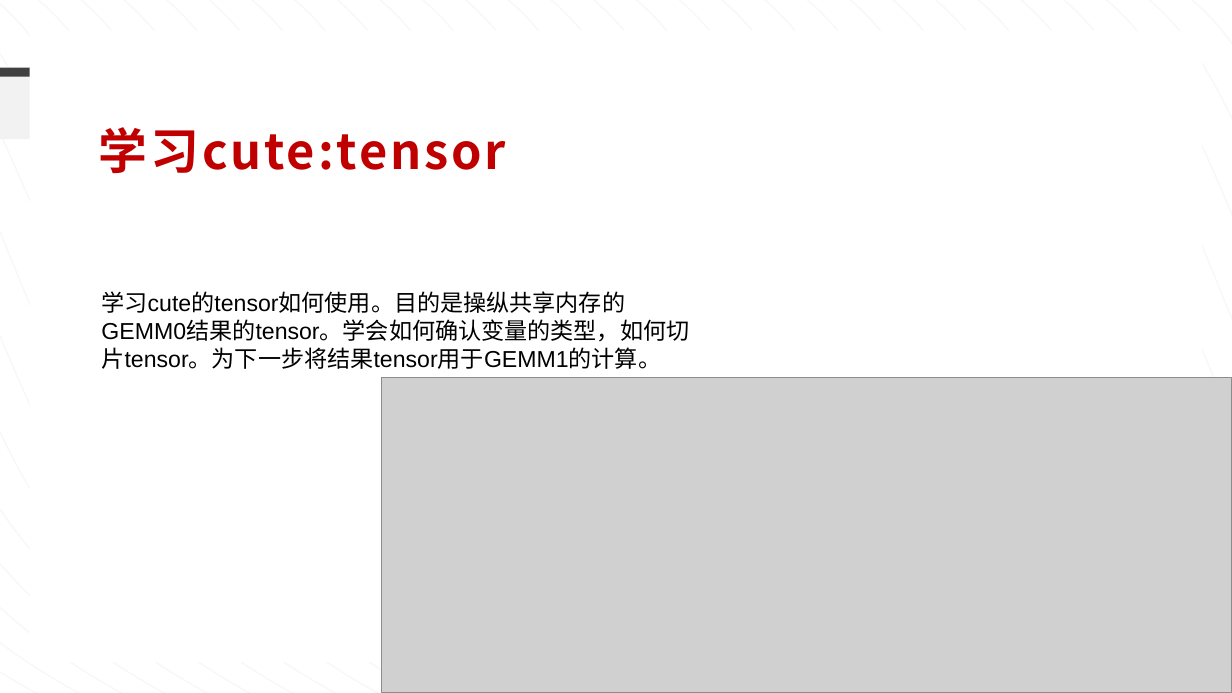
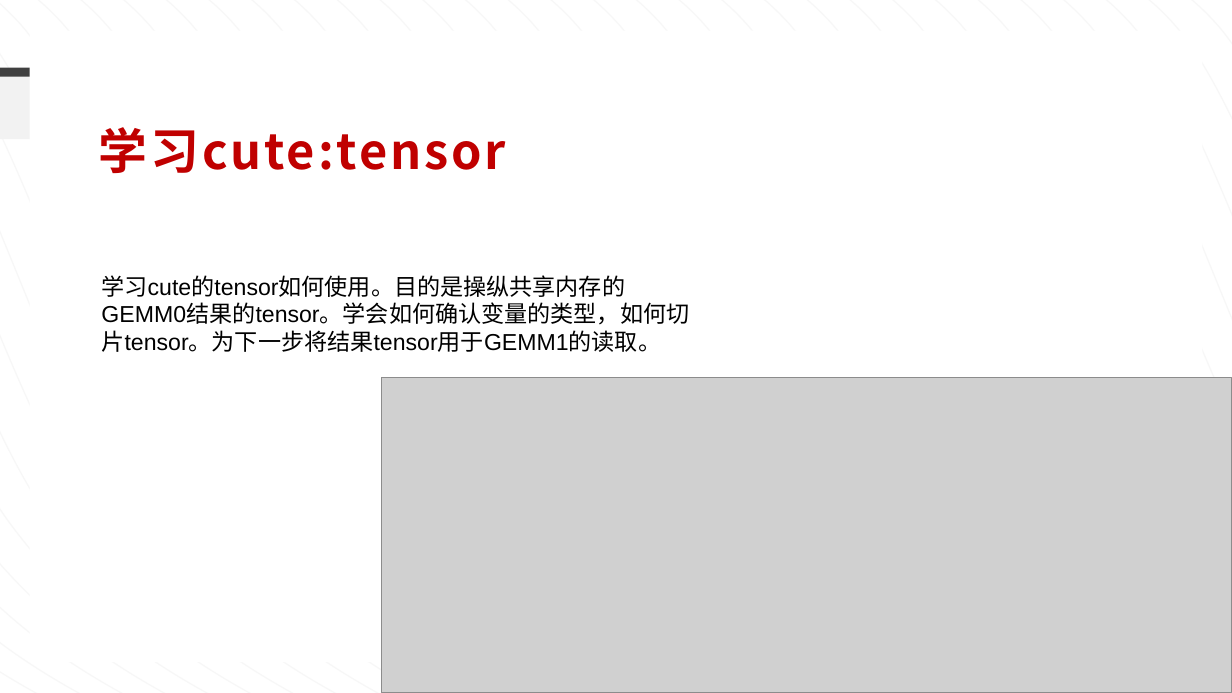
Before and after one commit to ziyuhuang123/dataflow_code, a slide deck: slide 2 of weekly_report/汇报-0823.pptx. Drawn at 1232x693 pixels with LibreOffice and Linux fonts; fonts in the diff are those of the drawing; grey boxes stand for pictures. Boxes give left, top, right and bottom in pixels: in the first picture for what was removed or moved away, otherwise in the second. Text is boxed around its words. In the diff, an @@ line names an element or a change of style, - is before the commit and + after.

```diff
--- a/weekly_report/汇报-0823.pptx
+++ b/weekly_report/汇报-0823.pptx
@@ text at [101, 275, 689, 352]: text changed @@
-学习cute的tensor如何使用。目的是操纵共享内存的GEMM0结果的tensor。学会如何确认变量的类型，如何切片tensor。为下一步将结果tensor用于GEMM1的计算。
+学习cute的tensor如何使用。目的是操纵共享内存的GEMM0结果的tensor。学会如何确认变量的类型，如何切片tensor。为下一步将结果tensor用于GEMM1的读取。
```
Also in this commit, not shown: 5 other slides changed, 24 other files.
